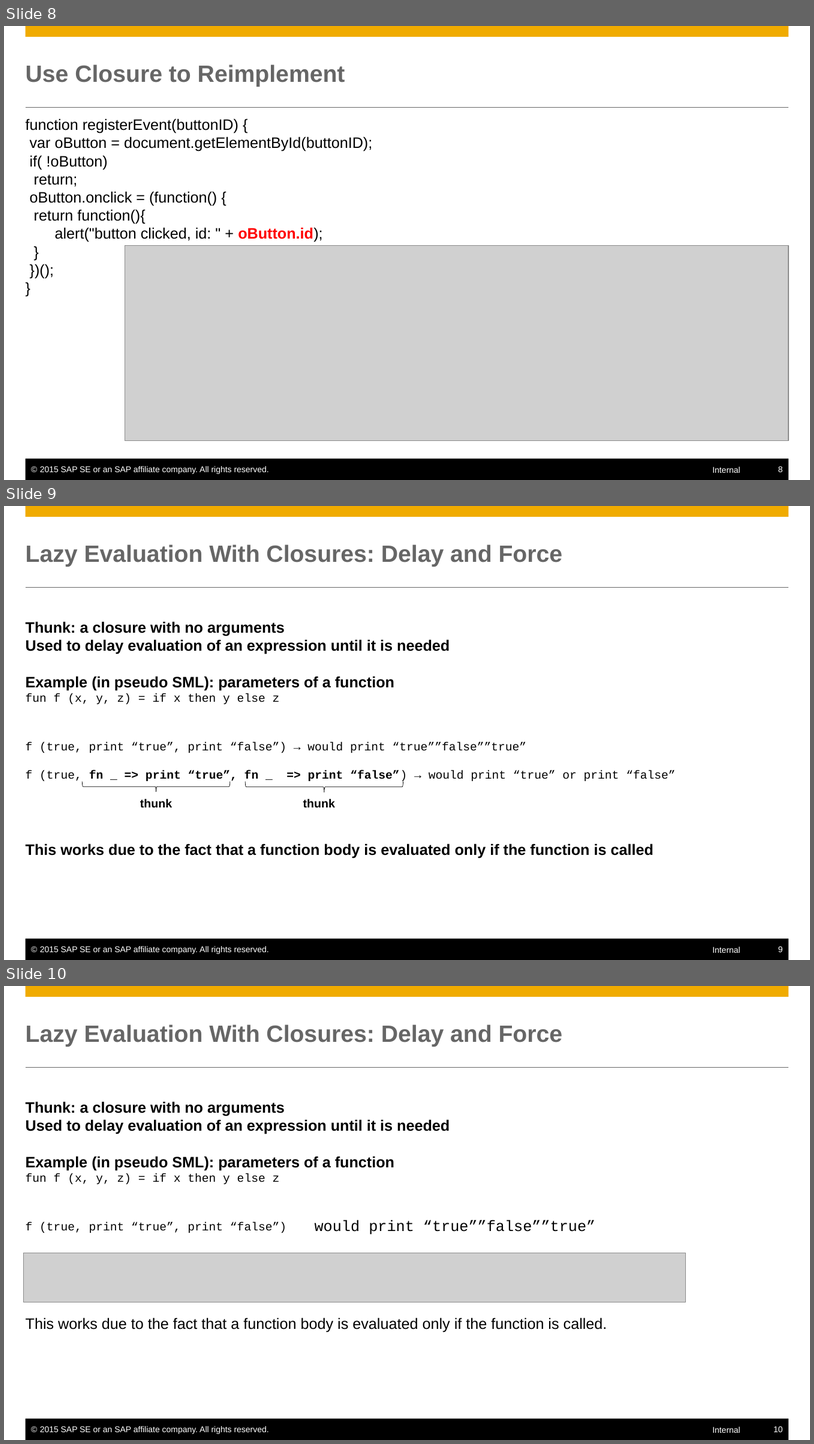
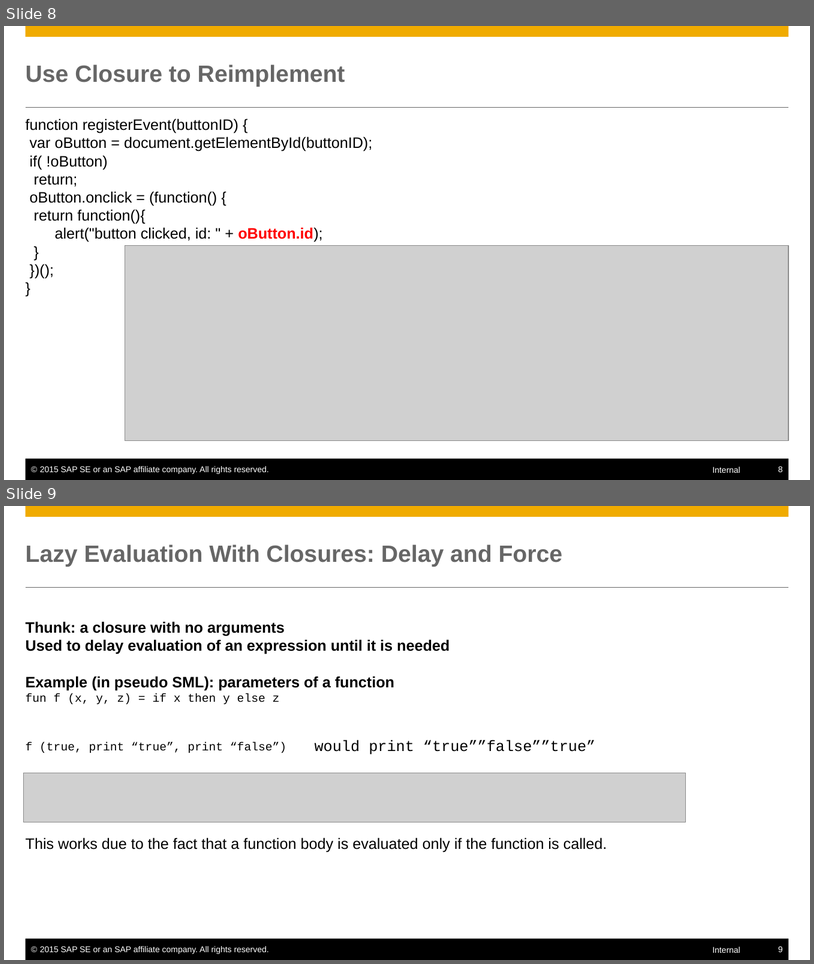
Before and after one commit to mxpang/jerryslide, a slide deck: training/ProgrammingLanguage/001_closure.pptx. Shown one above the other, each under a label of ours: slides 8, 9 and 10 before the commit, slides 8 and 9 after it. The pictures are 814x1444 and 814x964 pixels, drawn with LibreOffice and Linux fonts; fonts in the diff are those of the drawing; grey boxes stand for pictures. Boxes give left, top, right and bottom in pixels: in the first picture for what was removed or moved away, otherwise in the second. Text is boxed around its words. In the diff, an @@ line names an element or a change of style, - is before the commit and + after.

```diff
--- a/training/ProgrammingLanguage/001_closure.pptx
+++ b/training/ProgrammingLanguage/001_closure.pptx
@@ slide 9 removed at <box>4,506,810,960</box>, background #FFFFFF; not listed: 6 template elements that a slide beside it also shows @@
@@ title removed at <box>26,544,563,567</box> @@
-Lazy Evaluation With Closures: Delay and Force
@@ text removed at <box>26,621,675,858</box> @@
-Thunk: a closure with no arguments
-Used to delay evaluation of an expression until it is needed
-Example (in pseudo SML): parameters of a function
-fun f (x, y, z) = if x then y else z
-f (true, print “true”, print “false”) → would print “true””false””true”
-f (true, fn _ => print “true”, fn _ => print “false”) → would print “true” or print “false”
-This works due to the fact that a function body is evaluated only if the function is called
@@ left brace removed at <box>82,781,230,792</box> @@
@@ left brace removed at <box>245,781,403,792</box> @@
@@ text removed at <box>140,798,172,808</box> @@
-thunk
@@ text removed at <box>303,798,335,808</box> @@
-thunk
@@ what was slide 10 is now slide 9 @@
@@ page number at <box>779,946,783,952</box>: text changed @@
-10
+9
```
Also in this commit, not shown: 2 slides changed, 2 other files.
